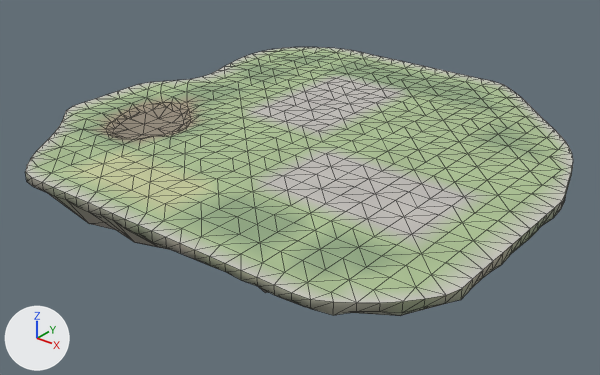
A saved change to the glTF model godot_project/remake/sky/islands/SKY-028.rock.glb.
One viewpoint serves both versions: a camera (50 mm lens) standing at (89.9, -116.6, 60.2) and looking at (-5.1, 2.2, -13.5). Lighting does not change. The marker at lower left points along +X, +Y and +Z. The picture after the commit comes second. Mesh edges are drawn as thin lines.

In view in the first picture: 'deck-col', 'rock'.
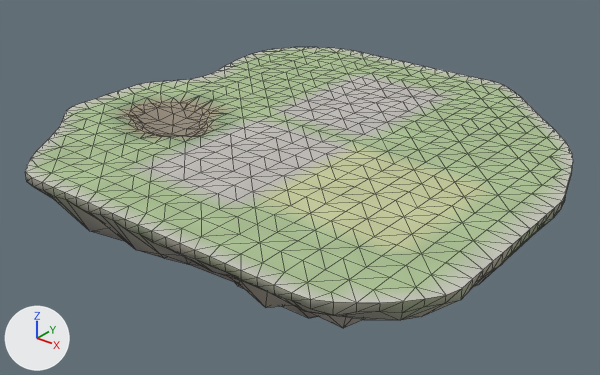
The change, as a list of edits to the scene's bpy script:
```text
Change me_deck_col:
    used by ob_deck_col; location = (0.0, 0.0, 0.0)
    remove me_deck_col.from_pydata(...)  # 626 vertices, 1139 faces; spans x -48.8..48.2, y -44.9..50.4, z -1.6..0.0
    add me_deck_col.from_pydata(...)  # 626 vertices, 1139 faces; spans x -48.8..48.2, y -44.9..50.4, z -2.2..0.0
    me_deck_col part 1: 79 of 626 vertices moved; they spanned x -38.9..-16.8, y -25.6..-1.6, z -1.6..0.0 and now span x -39.2..-16.8, y -25.6..-1.6, z -2.2..0.0; mean shift (1.4, 2.0, -0.1); largest move (-29.4, -24.2, -0.1) -> (-23.6, -17.1, -0.7)
    me_deck_col part 2: 566 kept faces spanning x -44.8..39.2, y -41.6..46.4, z -1.2..0.0 get new vertex colours
Change me_rock:
    used by ob_rock; location = (0.0, 0.0, 0.0)
    remove me_rock.from_pydata(...)  # 416 vertices, 719 faces; spans x -48.8..48.2, y -44.9..50.4, z -31.6..0.0
    add me_rock.from_pydata(...)  # 416 vertices, 719 faces; spans x -48.8..48.2, y -44.9..50.4, z -37.9..0.0
    me_rock part 3: 194 of 416 vertices moved; they spanned x -42.8..41.2, y -39.6..44.4, z -31.6..-3.3 and now span x -42.8..41.2, y -39.6..44.4, z -37.9..-3.8; mean shift (0.0, 0.0, -2.4); largest move (-6.8, -3.6, -31.6) -> (-6.8, -3.6, -37.9)
```

Changed parts and their boxes [x1, y1, x2, y2] in the pictures (600 x 375 px; the box of a moved part takes in the faces that stretch with it):
'rock', reshaped (8% taller)
    before: [25, 171, 572, 316]
    after: [25, 171, 572, 328]
part 1 of me_deck_col, moved or reshaped
    before: [79, 92, 243, 150]
    after: [66, 92, 243, 148]
part 2 of me_deck_col, recoloured
    both: [68, 52, 541, 277]
part 3 of me_rock, moved or reshaped (mostly hidden)
    before: [35, 187, 553, 316]
    after: [35, 187, 553, 328]
